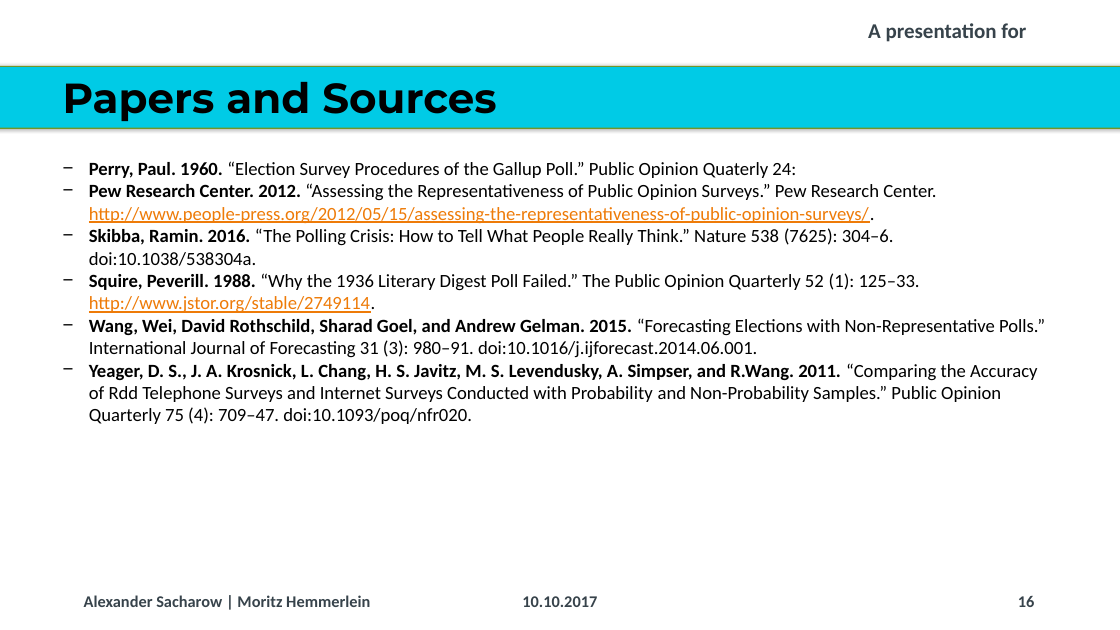
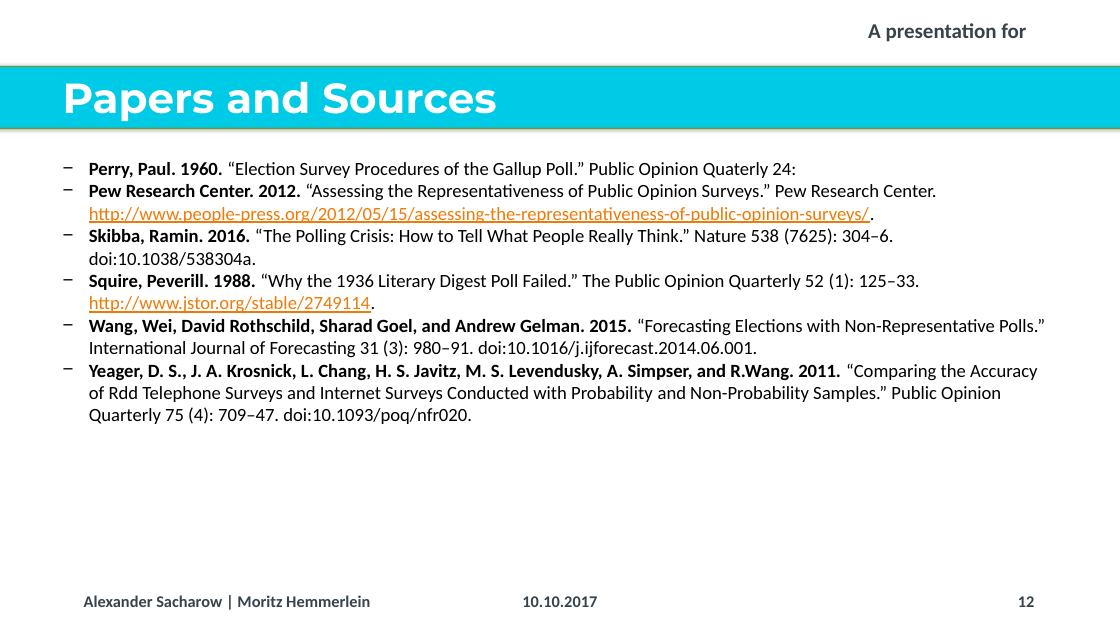
Before and after one commit to Corrod3/ElectionForecasting, a slide deck: slide 12 of Dalia Presentation/20171006_Dalia_Lunchtime Talk_Election Forecasting_v2.pptx (slide 16 before the commit). Drawn at 1120x630 pixels with LibreOffice and Linux fonts; fonts in the diff are those of the drawing; background and template pictures are left out. Boxes give left, top, right and bottom in pixels: in the first picture for what was removed or moved away, otherwise in the second. Text is boxed around its words. In the diff, an @@ line names an element or a change of style, - is before the commit and + after.

```diff
--- a/Dalia Presentation/20171006_Dalia_Lunchtime Talk_Election Forecasting_v2.pptx
+++ b/Dalia Presentation/20171006_Dalia_Lunchtime Talk_Election Forecasting_v2.pptx
@@ title "Papers and Sources" at <box>63,82,496,121</box>: text colour #000000 to #FFFFFF @@
@@ page number at <box>1018,596,1035,607</box>: text changed @@
-16
+12
```
Also in this commit, not shown: 13 other slides changed, 1 slide added, 2 slides removed.
